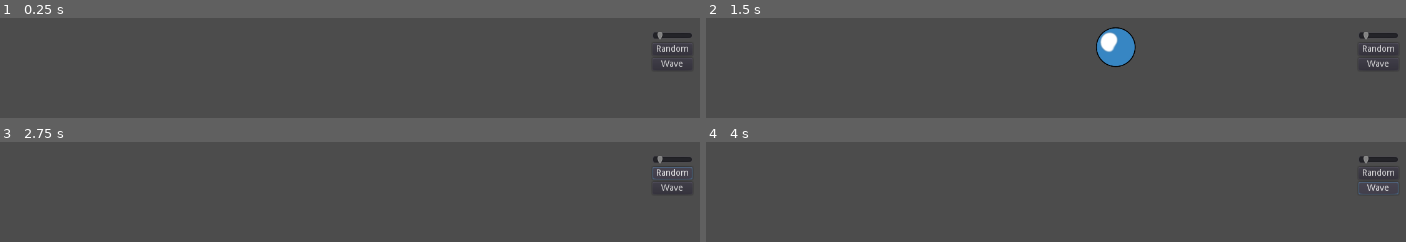
Above: before the commit, frames 1-4 (two rows, left to right).
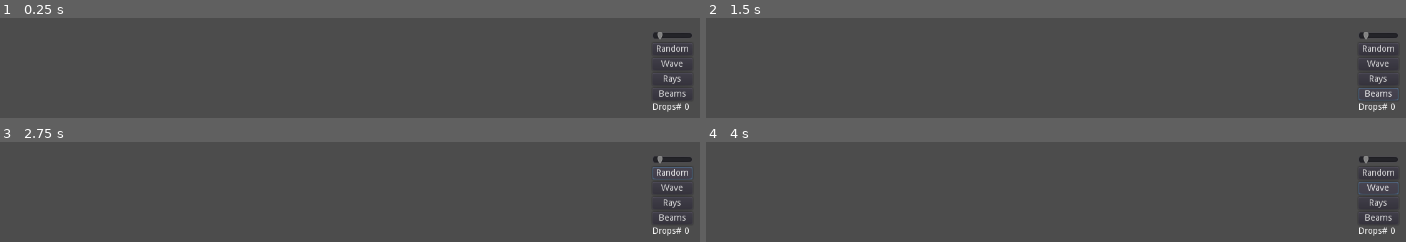
Above: after the commit, the same moments.

Repository: xenoexplorator/ludum46
Game: Godot game, scene res://IntegrationTestScenes/DancingInTheRain.tscn
Same seed, same stepped clock (60 frames per second), same inputs: the game is played once before the commit and once after it. The project has no main scene, so this scene is started directly.
Inputs (mouse positions are in pixels of both pictures, inside the frame that each line leads up to):
- Up to frame 1 (0.25 s): no input
- Up to frame 2 (1.5 s): click (1378, 79) at 0.5 s, where only the run after the commit has a clickable "Rays"; click (1378, 94) at 1.25 s, where only the run after the commit has a clickable "Beams"
- Up to frame 3 (2.75 s): click "Random" at 2 s
- Up to frame 4 (4 s): click "Wave" at 2.75 s; tap Enter at 3.5 s; hold D (move_right) from 3.53 s (still down); tap Space (spawn_barrier) at 3.6 s

The runs differ from the first frame. In frame 1, 0.5% of the frame differs, in the area x 93-99%, y 57-94%; in frame 2, 2.3%, in the area x 55-99%, y 9-94%; in frame 3, 0.5%; in frame 4, 0.5%.

Commit message:
Ìntégration du sprite de pluie et 2 nouveaux motifs

Diff:
--- a/IntegrationTestScenes/DancingInTheRain.tscn
+++ b/IntegrationTestScenes/DancingInTheRain.tscn
@@ -45,6 +45,25 @@
 margin_right = 64.0
 margin_bottom = 64.0
 text = "Wave"
+
+[node name="Rays" type="Button" parent="Control/VBoxContainer"]
+margin_top = 68.0
+margin_right = 64.0
+margin_bottom = 88.0
+text = "Rays"
+
+[node name="Beams" type="Button" parent="Control/VBoxContainer"]
+margin_top = 92.0
+margin_right = 64.0
+margin_bottom = 112.0
+text = "Beams"
+
+[node name="Count" type="Label" parent="Control/VBoxContainer"]
+margin_top = 116.0
+margin_right = 64.0
+margin_bottom = 130.0
 [connection signal="value_changed" from="Control/VBoxContainer/SpawnRate" to="." method="change_spawn_rate"]
 [connection signal="pressed" from="Control/VBoxContainer/Random" to="." method="change_pattern" binds= [ 0 ]]
 [connection signal="pressed" from="Control/VBoxContainer/Wave" to="." method="change_pattern" binds= [ 1 ]]
+[connection signal="pressed" from="Control/VBoxContainer/Rays" to="." method="change_pattern" binds= [ 2 ]]
+[connection signal="pressed" from="Control/VBoxContainer/Beams" to="." method="change_pattern" binds= [ 3 ]]
--- a/IntegrationTestScenes/Rain.gd
+++ b/IntegrationTestScenes/Rain.gd
@@ -1,6 +1,6 @@
 extends Node2D
 
-enum Pattern { RANDOM, WAVE }
+enum Pattern { RANDOM, WAVE, RAYS, BEAMS }
 const SPAWN_THRESHOLD := 10.0
 const RainDrop = preload("res://Rain/RainDrop.tscn")
 export (Pattern) var pattern := Pattern.RANDOM
@@ -21,6 +21,12 @@
 				spawn_random()
 			Pattern.WAVE:
 				spawn_wave()
+			Pattern.RAYS:
+				spawn_rays()
+			Pattern.BEAMS:
+				spawn_beams()
+	$Control/VBoxContainer/Count.text = "Drops# %d" % $Container.get_child_count()
+
 
 func spawn_random() -> void:
 	var drop = RainDrop.instance()
@@ -36,8 +42,29 @@
 	var drop = RainDrop.instance()
 	var x = 2530 - 100 * abs(pattern_counter - 25)
 	pattern_counter = (pattern_counter + 1) % 50
-	drop.position = Vector2(x, 10)
+	drop.position = Vector2(x, 20)
 	$Container.add_child(drop)
+
+
+func spawn_rays() -> void:
+	for th in range(-75, 76, 15):
+		var drop = RainDrop.instance()
+		drop.position = Vector2(1280, 30)
+		drop.angle = th
+		drop.speed = 100
+		$Container.add_child(drop)
+
+
+func spawn_beams() -> void:
+	var origin = Vector2(rand_range(100, 2480), rand_range(10, 60))
+	var target = Vector2(rand_range(100, 2480), rand_range(1360, 1460))
+	var angle = rad2deg((target - origin).angle()) - 90
+	for v in range(60, 220, 10):
+		var drop = RainDrop.instance()
+		drop.position = origin
+		drop.angle = angle
+		drop.speed = v
+		$Container.add_child(drop)
 
 
 func change_pattern(pat: int) -> void:
--- a/Rain/RainDrop.tscn
+++ b/Rain/RainDrop.tscn
@@ -1,10 +1,10 @@
 [gd_scene load_steps=4 format=2]
 
-[ext_resource path="res://Rain/drop_prog.png" type="Texture" id=1]
+[ext_resource path="res://Rain/droplet.png" type="Texture" id=1]
 [ext_resource path="res://Rain/RainDrop.gd" type="Script" id=2]
 
 [sub_resource type="CircleShape2D" id=1]
-radius = 50.0
+radius = 20.0
 
 [node name="RainDrop" type="KinematicBody2D"]
 collision_layer = 0
@@ -17,5 +17,5 @@
 shape = SubResource( 1 )
 
 [node name="VisibilityNotifier2D" type="VisibilityNotifier2D" parent="."]
-rect = Rect2( -50, -50, 100, 100 )
+rect = Rect2( -20, -20, 40, 40 )
 [connection signal="screen_exited" from="VisibilityNotifier2D" to="." method="_on_screen_exited"]
Binary file added: Rain/droplet.png
Not shown, added: Rain/droplet.png.import
